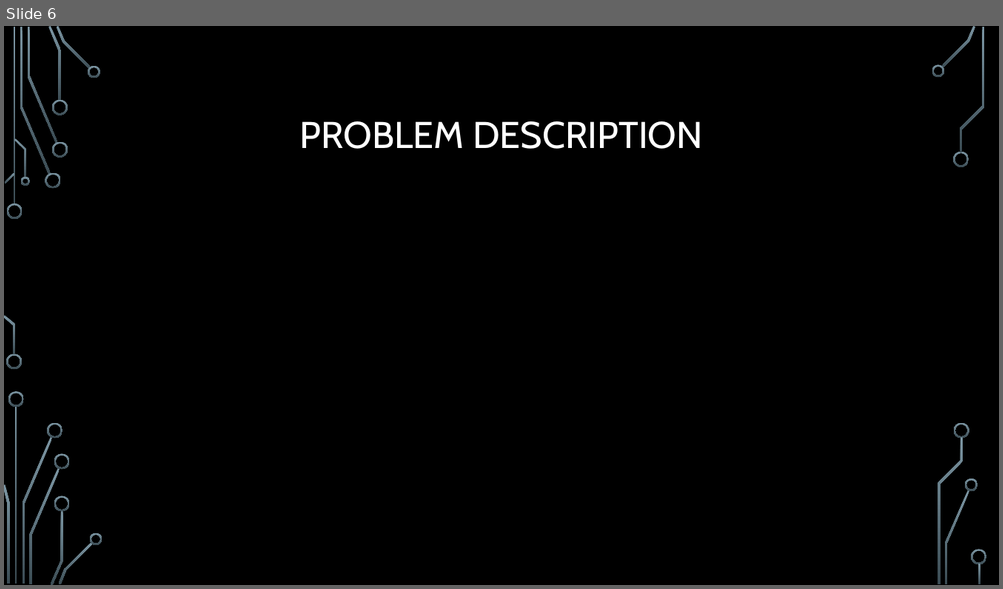
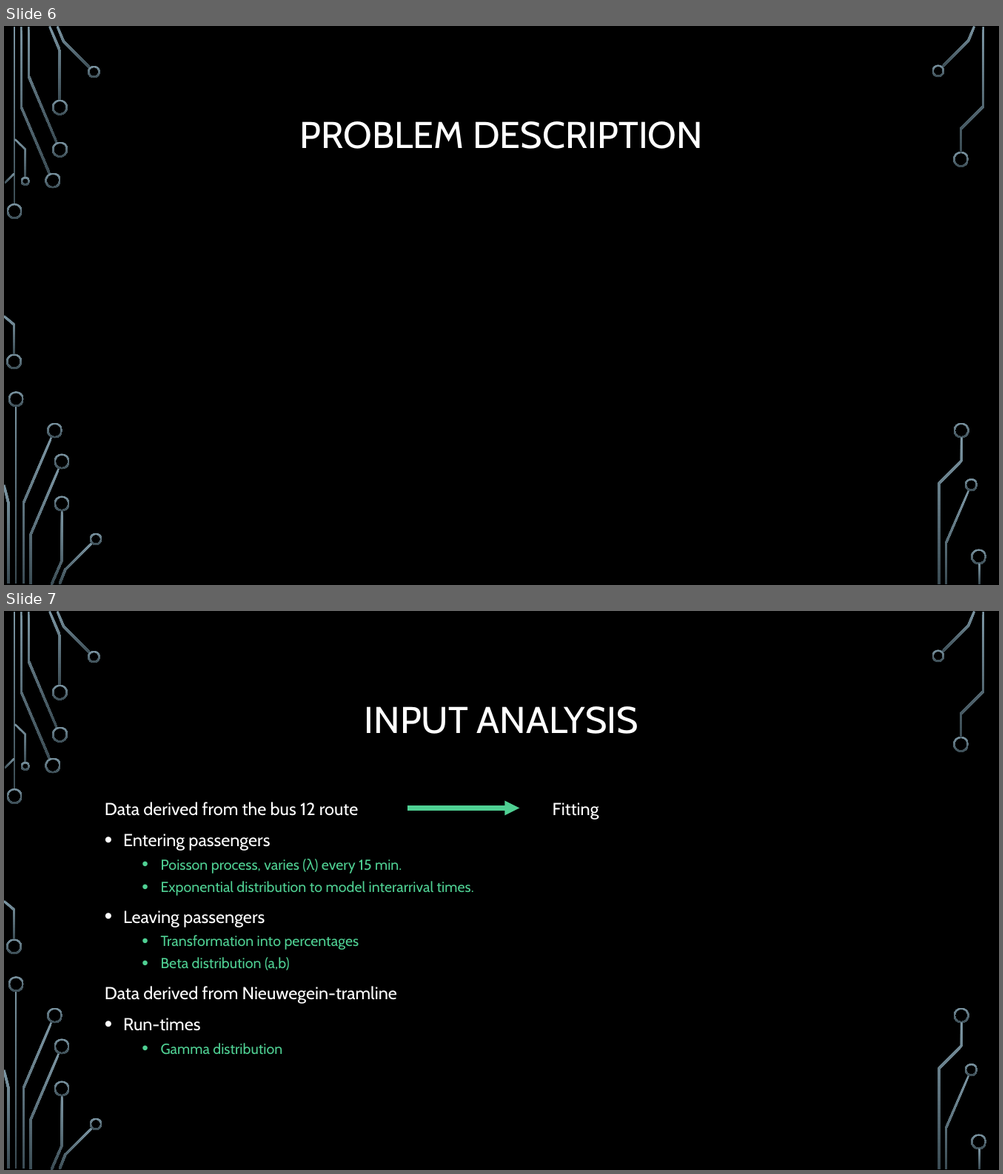
Before and after one commit to omelkonian/PySimu, a slide deck: presentation/Simulation assignment.pptx. Shown one above the other, each under a label of ours: slide 6 before the commit, slides 6 and 7 after it. The pictures are 1003x589 and 1003x1174 pixels, drawn with LibreOffice and Linux fonts; fonts in the diff are those of the drawing; grey boxes stand for pictures; background and template pictures are left out. Boxes give left, top, right and bottom in pixels: in the first picture for what was removed or moved away, otherwise in the second. Text is boxed around its words. In the diff, an @@ line names an element or a change of style, - is before the commit and + after.

```diff
--- a/presentation/Simulation assignment.pptx
+++ b/presentation/Simulation assignment.pptx
@@ slide 7 added at (x1=4, y1=611, x2=999, y2=1170), background picture (left out); not listed: 36 template elements that a slide beside it also shows @@
@@ title added at (x1=364, y1=706, x2=638, y2=734), 36 pt, text #FFFFFF @@
+INPUT ANALYSIS
@@ text added at (x1=105, y1=802, x2=474, y2=1055), 14 pt, text #4FD093 @@
+Data derived from the bus 12 route Fitting
+• Entering passengers
+  • Poisson process, varies (λ) every 15 min.
+  • Exponential distribution to model interarrival times.
+• Leaving passengers
+  • Transformation into percentages
+  • Beta distribution (a,b)
+Data derived from Nieuwegein-tramline
+• Run-times
+  • Gamma distribution
@@ arrow added from (407, 808) to (520, 808), #4FD093 4.75 pt @@
```
Also in this commit, not shown: 2 slides changed, 7 other slides added, 1 slide removed.
